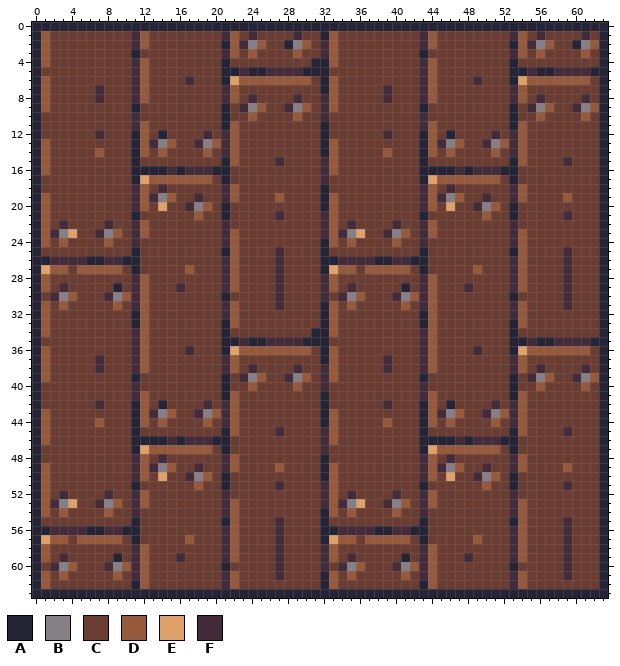
File history of a pixel-art sprite, images/white.png. Above, as it was before the edit.
The file is 64x64 pixels. Colours within 5 levels of each other are drawn and written as one.
Palette (. is transparent): A #252336  B #877f86  C #6b3d32  D #97593c  E #dfa16a  F #442b3a
The result:
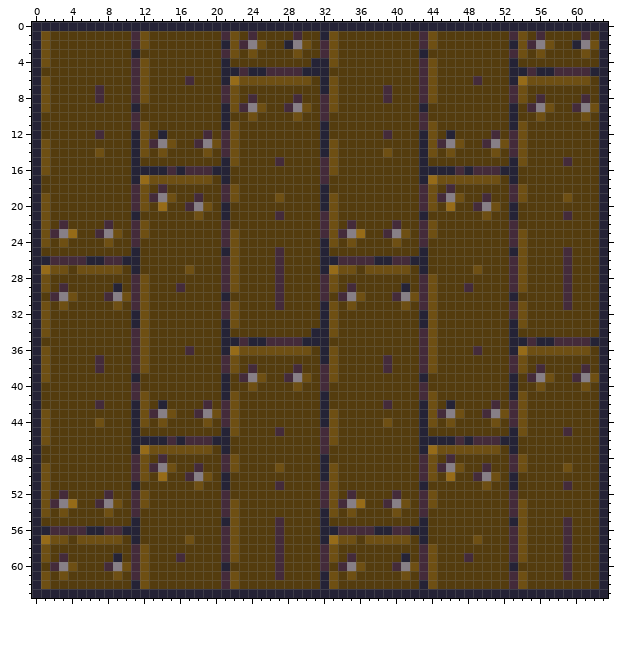
From old to new:
{"colour":"C","old":"#6b3d32","new":"#543c0e"}
{"colour":"D","old":"#97593c","new":"#6e4f13"}
{"colour":"E","old":"#dfa16a","new":"#966b18"}
{"y":9,"x":22,"old":"C","new":"D"}
{"label":"changed","picture_box":[41,31,599,589]}
